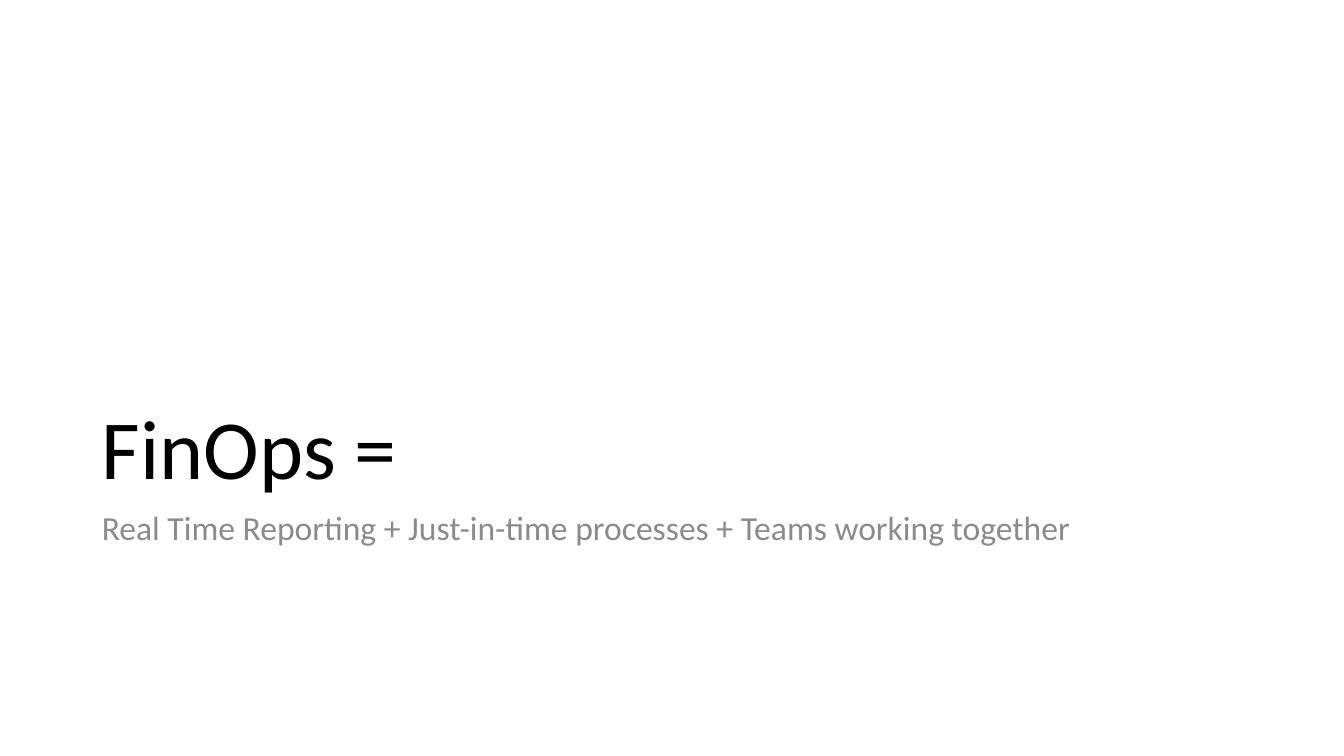
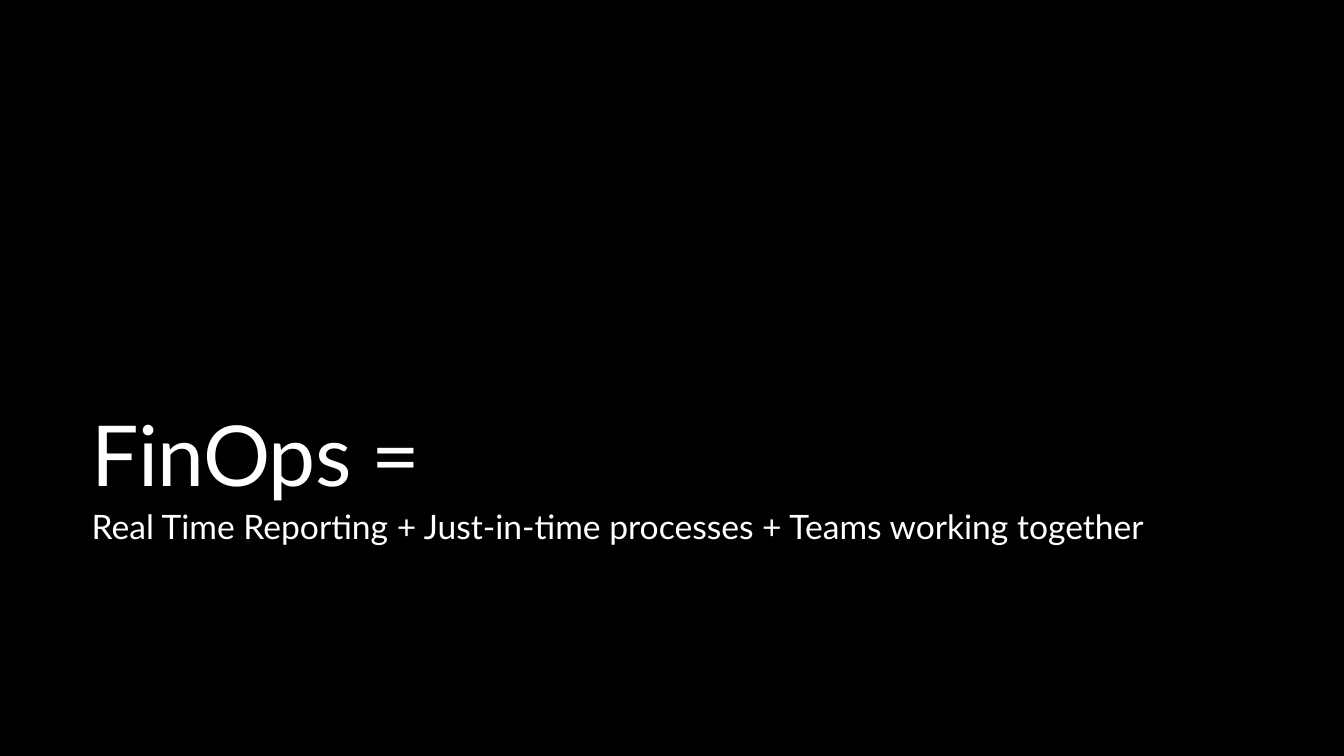
Before and after one commit to peterperov/MSFTCSA, a slide deck: slide 13 of 104-FinOps/Azure FinOps - Introduction.pptx (slide 11 before the commit). Drawn at 1344x756 pixels with LibreOffice and Linux fonts; fonts in the diff are those of the drawing; background and template pictures are left out. Boxes give left, top, right and bottom in pixels: in the first picture for what was removed or moved away, otherwise in the second. Text is boxed around its words. In the diff, an @@ line names an element or a change of style, - is before the commit and + after.

```diff
--- a/104-FinOps/Azure FinOps - Introduction.pptx
+++ b/104-FinOps/Azure FinOps - Introduction.pptx
@@ background #FFFFFF to #000000 @@
@@ title "FinOps =" at bbox=[92, 424, 352, 501]: font Calibri to Lato, text colour #000000 to #FFFFFF, letter spacing 0 to -0.5 pt; line spacing 0.9 to 1 @@
@@ text "Real Time Reporting + Just-in-time ..." at bbox=[92, 514, 1144, 545]: font Calibri to Lato, text colour #8C8C8C to #FFFFFF; line spacing 0.9 to 1; less space between paragraphs @@
```
Also in this commit, not shown: 44 other slides changed, 5 slides added, 1 slide removed.
